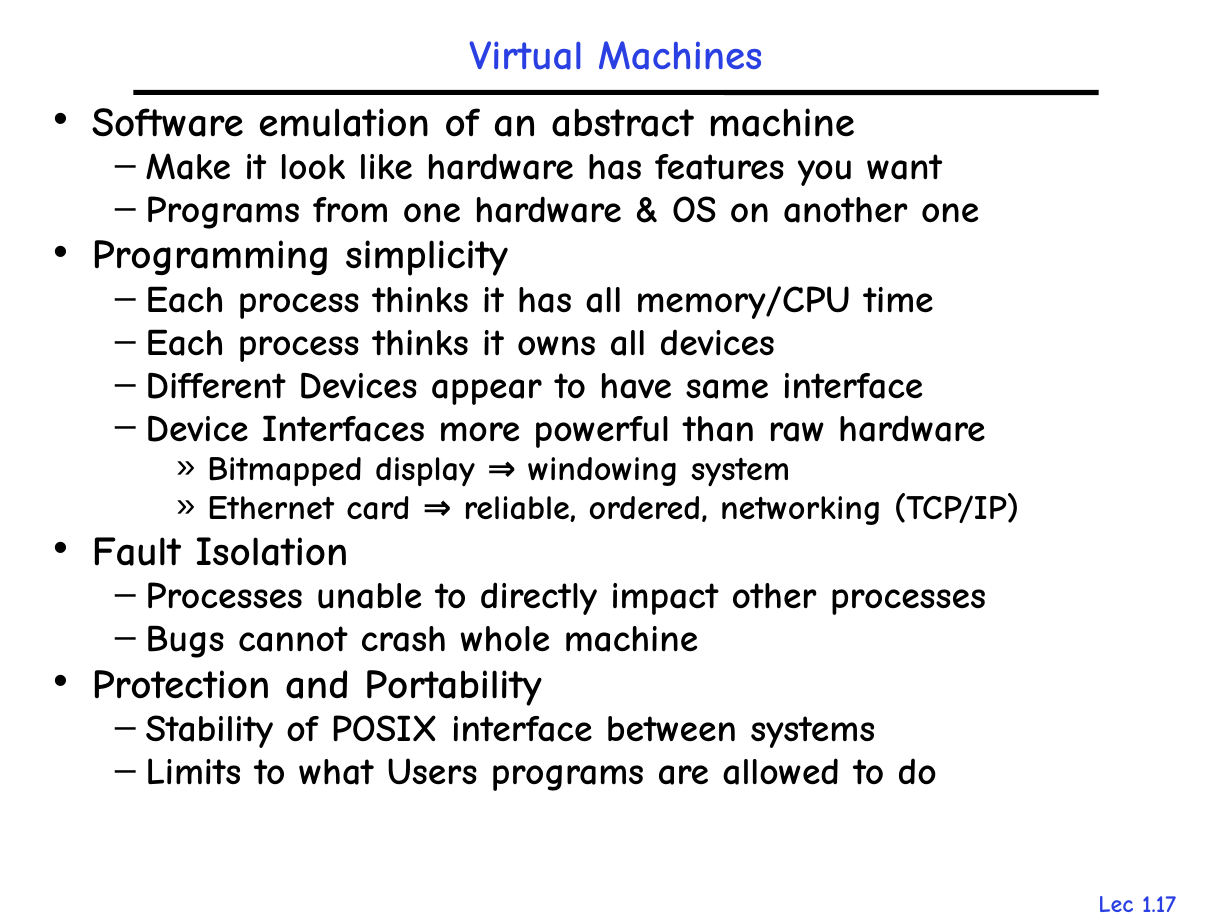
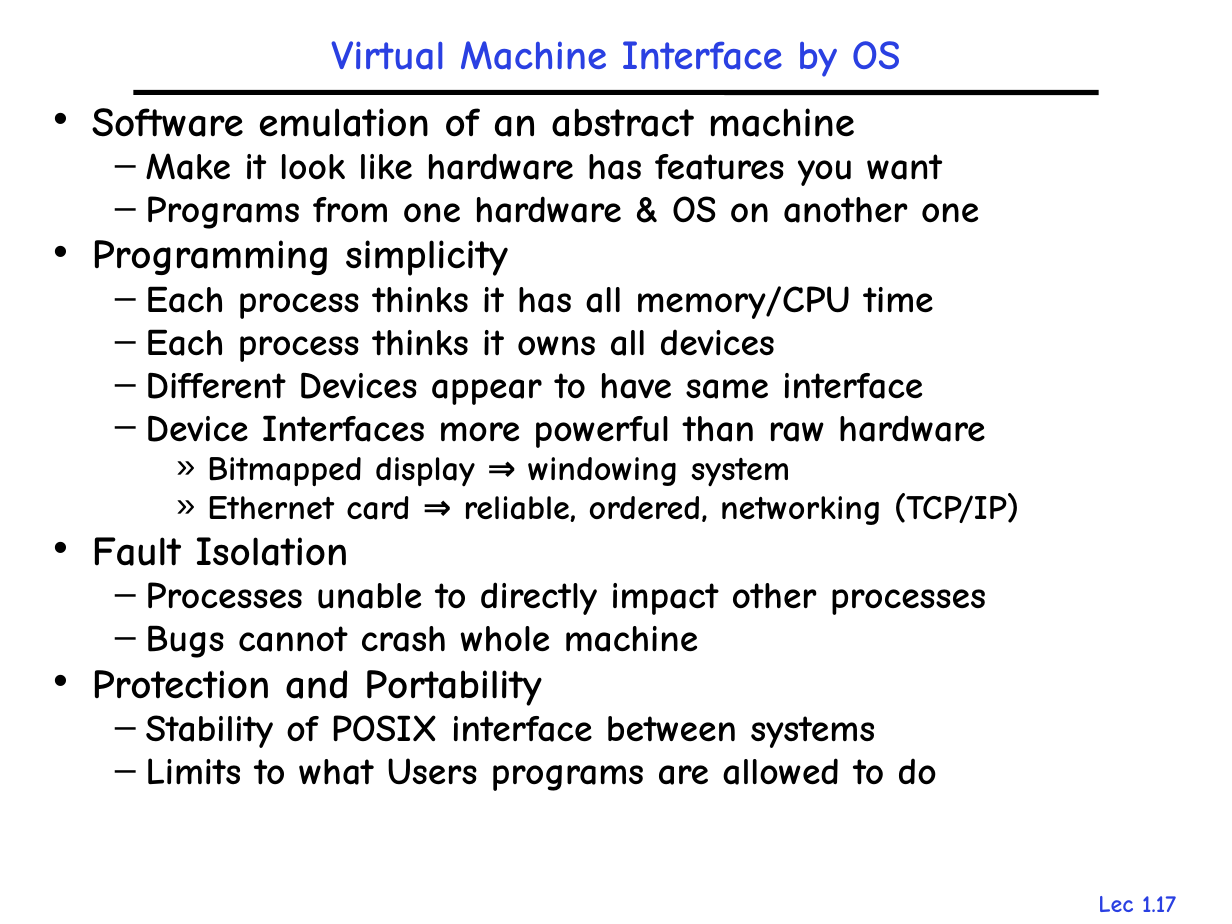
Before and after one commit to gulaoshi/gu.github.io, a slide deck: slide 17 of AdvOS/PPT+papers/L01-Overview.pptx. Drawn at 1232x924 pixels with LibreOffice and Linux fonts; fonts in the diff are those of the drawing. Boxes give left, top, right and bottom in pixels: in the first picture for what was removed or moved away, otherwise in the second. Text is boxed around its words. In the diff, an @@ line names an element or a change of style, - is before the commit and + after.

```diff
--- a/AdvOS/PPT+papers/L01-Overview.pptx
+++ b/AdvOS/PPT+papers/L01-Overview.pptx
@@ title at (x1=331, y1=41, x2=901, y2=77): text changed @@
-Virtual Machines
+Virtual Machine Interface by OS
```
Also in this commit, not shown: 6 other slides changed, 1 slide added, 3 other files.
